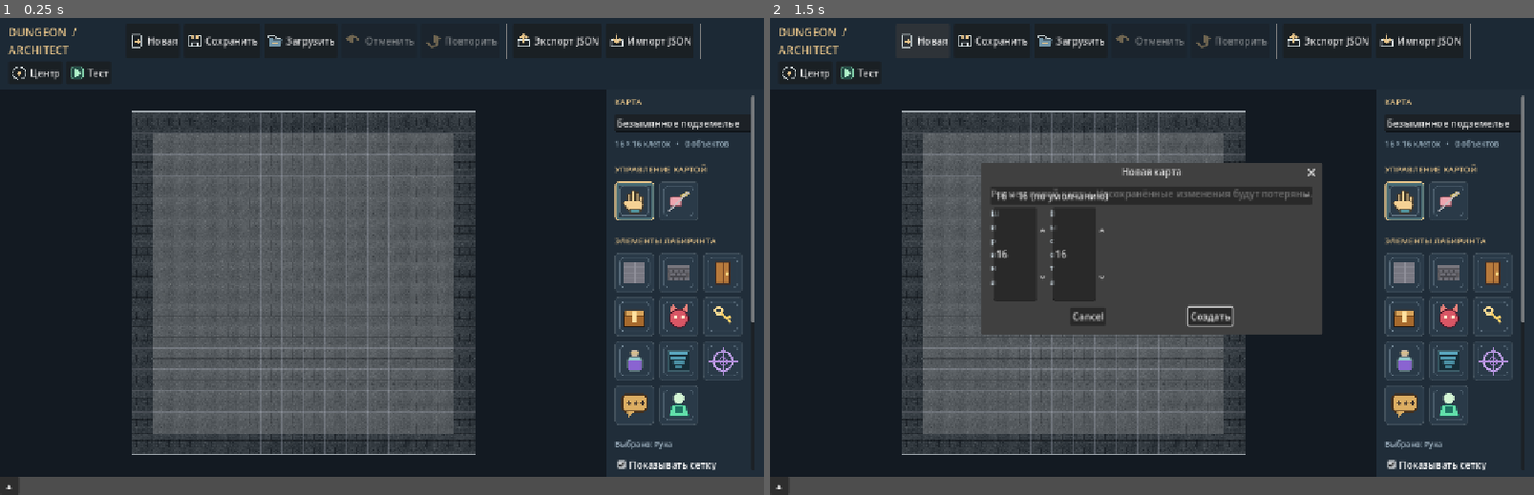
Above: before the commit, frames 1-2 (left to right).
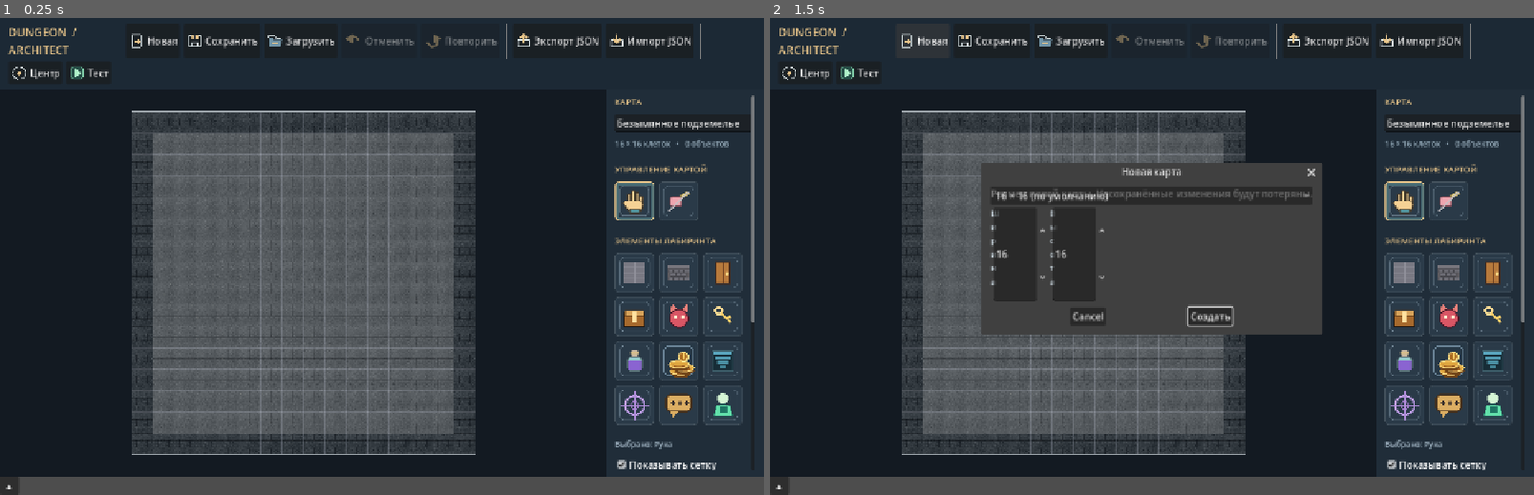
Above: after the commit, the same moments.

Repository: Warpreaktor/Dungeon-Architect
Game: Godot game, scene res://scenes/editor.tscn
The game is run twice, just before and just after one commit, with the same random seed, the same clock (stepped at 60 frames per second) and the same inputs.
Inputs:
- Up to frame 1 (0.25 s): no input
- Up to frame 2 (1.5 s): click "Новая" at 0.5 s; click "Новая" at 1.25 s

The runs differ from the first frame. In frame 1, 0.8% of the frame differs, in the area x 81-98%, y 68-86%; in frame 2, 0.8%.

Commit message:
feat: DA-2.03.1 Добавлена модель предметов и подбор золота

Diff:
--- /dev/null
+++ b/items/gold.tres
@@ -0,0 +1,13 @@
+[gd_resource type="Resource" script_class="ItemDefinition" load_steps=3 format=3]
+
+[ext_resource type="Script" path="res://scripts/item_definition.gd" id="1_script"]
+[ext_resource type="Texture2D" path="res://assets/icons/gold.png" id="2_icon"]
+
+[resource]
+script = ExtResource("1_script")
+item_id = "gold"
+display_name = "Золото"
+description = "Монеты, найденные в подземелье."
+icon = ExtResource("2_icon")
+category = 2
+default_quantity = 5
--- /dev/null
+++ b/items/key.tres
@@ -0,0 +1,13 @@
+[gd_resource type="Resource" script_class="ItemDefinition" load_steps=3 format=3]
+
+[ext_resource type="Script" path="res://scripts/item_definition.gd" id="1_script"]
+[ext_resource type="Texture2D" path="res://assets/icons/key.png" id="2_icon"]
+
+[resource]
+script = ExtResource("1_script")
+item_id = "key"
+display_name = "Ключ"
+description = "Открывает одну запертую дверь."
+icon = ExtResource("2_icon")
+category = 0
+default_quantity = 1
--- /dev/null
+++ b/items/potion.tres
@@ -0,0 +1,13 @@
+[gd_resource type="Resource" script_class="ItemDefinition" load_steps=3 format=3]
+
+[ext_resource type="Script" path="res://scripts/item_definition.gd" id="1_script"]
+[ext_resource type="Texture2D" path="res://assets/icons/potion.png" id="2_icon"]
+
+[resource]
+script = ExtResource("1_script")
+item_id = "potion"
+display_name = "Зелье здоровья"
+description = "Восстанавливает здоровье. Применение появится позже."
+icon = ExtResource("2_icon")
+category = 1
+default_quantity = 1
--- a/scenes/chest_contents_popup.tscn
+++ b/scenes/chest_contents_popup.tscn
@@ -1,8 +1,9 @@
-[gd_scene load_steps=6 format=3]
+[gd_scene load_steps=7 format=3]
 
 [ext_resource type="Script" path="res://scripts/chest_contents_popup.gd" id="1_popup_script"]
 [ext_resource type="Texture2D" path="res://assets/icons/key.png" id="2_key_icon"]
 [ext_resource type="Texture2D" path="res://assets/icons/potion.png" id="3_potion_icon"]
+[ext_resource type="Texture2D" path="res://assets/icons/gold.png" id="4_gold_icon"]
 
 [sub_resource type="StyleBoxFlat" id="StyleBoxFlat_popup"]
 bg_color = Color(0.105, 0.153, 0.198, 1)
@@ -24,7 +25,7 @@
 PopupPanel/styles/panel = SubResource("StyleBoxFlat_popup")
 
 [node name="ChestContentsPopup" type="PopupPanel"]
-size = Vector2i(370, 300)
+size = Vector2i(370, 350)
 transparent = false
 theme = SubResource("Theme_chest")
 script = ExtResource("1_popup_script")
@@ -90,6 +91,23 @@
 size_flags_horizontal = 3
 text = "Зелье"
 
+[node name="GoldRow" type="HBoxContainer" parent="ContentMargin/Content"]
+layout_mode = 2
+theme_override_constants/separation = 12
+
+[node name="GoldIcon" type="TextureRect" parent="ContentMargin/Content/GoldRow"]
+custom_minimum_size = Vector2(40, 40)
+layout_mode = 2
+texture = ExtResource("4_gold_icon")
+expand_mode = 1
+stretch_mode = 5
+
+[node name="GoldCheck" type="CheckBox" parent="ContentMargin/Content/GoldRow"]
+unique_name_in_owner = true
+layout_mode = 2
+size_flags_horizontal = 3
+text = "Золото (5 монет)"
+
 [node name="Buttons" type="HBoxContainer" parent="ContentMargin/Content"]
 layout_mode = 2
 alignment = 2
--- a/scripts/chest_contents_popup.gd
+++ b/scripts/chest_contents_popup.gd
@@ -8,6 +8,7 @@
 
 @onready var _key_check: CheckBox = %KeyCheck
 @onready var _potion_check: CheckBox = %PotionCheck
+@onready var _gold_check: CheckBox = %GoldCheck
 
 
 func _ready() -> void:
@@ -19,6 +20,7 @@
 	_chest_id = chest_id
 	_key_check.set_pressed_no_signal("key" in contents)
 	_potion_check.set_pressed_no_signal("potion" in contents)
+	_gold_check.set_pressed_no_signal("gold" in contents)
 
 
 func _save() -> void:
@@ -27,5 +29,7 @@
 		contents.append("key")
 	if _potion_check.button_pressed:
 		contents.append("potion")
+	if _gold_check.button_pressed:
+		contents.append("gold")
 	contents_changed.emit(_chest_id, contents)
 	hide()
--- a/scripts/dungeon_map.gd
+++ b/scripts/dungeon_map.gd
@@ -6,7 +6,8 @@
 
 const FORMAT_VERSION := 1
 const MAX_SIZE := 256
-const ENTITY_TYPES := ["door", "chest", "monster", "stairs_down", "key", "potion", "trigger", "player_spawn", "message"]
+const ENTITY_TYPES := ["door", "chest", "monster", "stairs_down", "key", "potion", "gold", "trigger", "player_spawn", "message"]
+const CHEST_REWARDS := ["key", "potion", "gold"]
 
 var map_id: String = ""
 var display_name: String = "Безымянное подземелье"
@@ -96,11 +97,11 @@
 		if raw is Array:
 			for item in raw:
 				var kind: String = str(item)
-				if kind in ["key", "potion"] and kind not in contents:
+				if kind in CHEST_REWARDS and kind not in contents:
 					contents.append(kind)
 	elif properties.has("reward"):
 		var legacy: String = str(properties["reward"])
-		if legacy in ["key", "potion"]:
+		if legacy in CHEST_REWARDS:
 			contents.append(legacy)
 	return contents
 
@@ -108,7 +109,7 @@
 func set_chest_contents(chest_id: String, new_contents: Array[String]) -> bool:
 	var normalized: Array[String] = []
 	for item in new_contents:
-		if item in ["key", "potion"] and item not in normalized:
+		if item in CHEST_REWARDS and item not in normalized:
 			normalized.append(item)
 	for entity in entities:
 		if str(entity.get("id", "")) == chest_id and str(entity.get("type", "")) == "chest":
--- a/scripts/editor.gd
+++ b/scripts/editor.gd
@@ -33,6 +33,7 @@
 	{"id": "monster", "label": "Монстр", "hint": "Место появления противника"},
 	{"id": "key", "label": "Ключ", "hint": "Подбираемый предмет"},
 	{"id": "potion", "label": "Зелье", "hint": "Подбираемый предмет"},
+	{"id": "gold", "label": "Золото", "hint": "5 монет: герой подбирает их при входе в клетку"},
 	{"id": "stairs_down", "label": "Спуск", "hint": "Выход из подземелья (позже станет переходом на другую карту)"},
 	{"id": "trigger", "label": "Триггер", "hint": "Невидимое в игре событие"},
 	{"id": "message", "label": "Послание", "hint": "Авторский текст при входе в клетку или открытии двери"},
@@ -48,6 +49,7 @@
 	"monster": preload("res://assets/icons/monster.png"),
 	"key": preload("res://assets/icons/key.png"),
 	"potion": preload("res://assets/icons/potion.png"),
+	"gold": preload("res://assets/icons/gold.png"),
 	"stairs_down": preload("res://assets/icons/stairs_down.png"),
 	"trigger": preload("res://assets/icons/trigger.png"),
 	"message": preload("res://assets/icons/message.png"),
@@ -107,7 +109,7 @@
 const PREVIEW_COLORS := {
     "door": Color("#c58a49"), "chest": Color("#edc06c"),
     "monster": Color("#e65d73"), "key": Color("#ffe8a3"),
-    "potion": Color("#b89bff"), "stairs_down": Color("#5bd2e7"),
+    "potion": Color("#b89bff"), "gold": Color("#f4ce67"), "stairs_down": Color("#5bd2e7"),
     "trigger": Color("#ce90e5"), "player_spawn": Color("#70f2aa"),
     "message": Color("#ffdd93")
 }
@@ -631,7 +633,7 @@
 	for entity in map_data.entities:
 		if str(entity.get("id", "")) == chest_id and str(entity.get("type", "")) == "chest":
 			_chest_popup.configure(chest_id, DungeonMap.chest_contents(entity))
-			_chest_popup.popup_centered_clamped(Vector2i(370, 300), 0.9)
+			_chest_popup.popup_centered_clamped(Vector2i(370, 350), 0.9)
 			return
 
 
--- a/scripts/game_session.gd
+++ b/scripts/game_session.gd
@@ -11,6 +11,7 @@
 var steps: int = 0
 var keys: int = 0
 var potions: int = 0
+var carried_items: Dictionary = {} # Количество найденных предметов по ID, без интерфейса инвентаря.
 var is_completed: bool = false # Выход достигнут в текущем прохождении.
 var removed_entities: Dictionary = {} # ID объектов, исчезнувших только в этом прохождении.
 var opened_chests: Dictionary = {} # ID открытых сундуков только в этом прохождении.
@@ -181,7 +182,7 @@
 		if keys <= 0:
 			last_event_message = "Дверь заперта. Нужен ключ."
 			return false
-		keys -= 1
+		_remove_carried_item("key", 1)
 		opened_door_id = str(door["id"])
 		removed_entities[opened_door_id] = true
 		last_event_message = "Ключ использован. Дверь открыта!"
@@ -204,33 +205,57 @@
 func _open_chest(chest: Dictionary) -> void:
 	opened_chests[str(chest["id"])] = true
 	var contents: Array[String] = DungeonMap.chest_contents(chest)
-	if "key" in contents:
-		keys += 1
-	if "potion" in contents:
-		potions += 1
-	if contents.size() == 2:
-		last_event_message = "В сундуке: ключ и зелье."
-	elif "key" in contents:
-		last_event_message = "В сундуке: ключ."
-	elif "potion" in contents:
-		last_event_message = "В сундуке: зелье."
+	var reward_names: PackedStringArray = []
+	for item_id in contents:
+		var item := ItemCatalog.get_item(item_id)
+		if item == null:
+			continue
+		var quantity: int = item.default_quantity
+		_receive_item(item_id, quantity)
+		if item.category == ItemDefinition.Category.CURRENCY:
+			reward_names.append("%d монет" % quantity)
+		else:
+			reward_names.append(item.display_name.to_lower())
+	if not reward_names.is_empty():
+		last_event_message = "В сундуке: %s." % ", ".join(reward_names)
+
+
+## Общая логика подбора. Описание предмета — Resource, состояние находок — GameSession.
+func _receive_item(item_id: String, quantity: int) -> void:
+	var item := ItemCatalog.get_item(item_id)
+	if item == null or quantity <= 0:
+		return
+	if item.category == ItemDefinition.Category.CURRENCY:
+		hero.gold += quantity
+	else:
+		carried_items[item_id] = int(carried_items.get(item_id, 0)) + quantity
+		keys = int(carried_items.get("key", 0))
+		potions = int(carried_items.get("potion", 0))
+
+
+func _remove_carried_item(item_id: String, quantity: int) -> bool:
+	var current: int = int(carried_items.get(item_id, 0))
+	if quantity <= 0 or current < quantity:
+		return false
+	carried_items[item_id] = current - quantity
+	keys = int(carried_items.get("key", 0))
+	potions = int(carried_items.get("potion", 0))
+	return true
 
 
 func _collect_pickups_at(cell: Vector2i) -> void:
 	for entity in map_data.entities_at(cell.x, cell.y):
 		if is_entity_removed(entity):
 			continue
-		var pickup_message := ""
-		match str(entity["type"]):
-			"key":
-				keys += 1
-				pickup_message = "Найден ключ! Ключей: %d" % keys
-			"potion":
-				potions += 1
-				pickup_message = "Найдено зелье! Зелий: %d" % potions
-			_:
-				continue
+		var item_id: String = str(entity.get("type", ""))
+		var item := ItemCatalog.get_item(item_id)
+		if item == null:
+			continue
+		var quantity: int = ItemCatalog.quantity_for_entity(entity)
+		_receive_item(item_id, quantity)
 		removed_entities[str(entity["id"])] = true
+		# Это запись в свёрнутую техническую консоль, не всплывающее игровое сообщение.
+		var pickup_message := "Получено: %s ×%d" % [item.display_name, quantity]
 		if last_event_message.is_empty():
 			last_event_message = pickup_message
 		else:
--- /dev/null
+++ b/scripts/item_catalog.gd
@@ -0,0 +1,22 @@
+class_name ItemCatalog
+extends RefCounted
+
+## Небольшой каталог ресурсов. Карта хранит только ID предмета и свойства размещения.
+
+const DEFINITIONS := {
+	"key": preload("res://items/key.tres"),
+	"potion": preload("res://items/potion.tres"),
+	"gold": preload("res://items/gold.tres")
+}
+
+
+static func get_item(item_id: String) -> ItemDefinition:
+	return DEFINITIONS.get(item_id) as ItemDefinition
+
+
+static func quantity_for_entity(entity: Dictionary) -> int:
+	var definition := get_item(str(entity.get("type", "")))
+	if definition == null:
+		return 0
+	var properties: Dictionary = entity.get("properties", {})
+	return maxi(1, int(properties.get("quantity", definition.default_quantity)))
--- /dev/null
+++ b/scripts/item_definition.gd
@@ -0,0 +1,16 @@
+class_name ItemDefinition
+extends Resource
+
+## Статическое описание предмета; изменяемое количество хранится в игровой сессии.
+
+enum Category { QUEST, CONSUMABLE, CURRENCY, EQUIPMENT }
+
+@export var item_id: String = ""
+@export var display_name: String = ""
+@export_multiline var description: String = ""
+@export var icon: Texture2D
+@export var category: Category = Category.QUEST
+@export_range(1, 9999, 1) var default_quantity: int = 1
+@export var stackable: bool = true
+@export var attack_bonus: int = 0
+@export var defense_bonus: int = 0
--- a/scripts/map_canvas.gd
+++ b/scripts/map_canvas.gd
@@ -266,6 +266,15 @@
 			draw_circle(origin + Vector2(18, 15), 7.0, Color("#ffe096"), false, 4.0)
 			draw_line(origin + Vector2(22, 20), origin + Vector2(35, 35), Color("#f3ca68"), 5.0)
 			draw_line(origin + Vector2(30, 30), origin + Vector2(35, 26), Color("#f3ca68"), 4.0)
+		"gold":
+			# Монеты рисуются прямо на карте без рамки кнопки палитры.
+			draw_circle(origin + Vector2(17, 29), 10.0, Color("#b97e32"))
+			draw_circle(origin + Vector2(17, 26), 10.0, Color("#f0c15f"))
+			draw_circle(origin + Vector2(28, 29), 10.0, Color("#a66c27"))
+			draw_circle(origin + Vector2(28, 26), 10.0, Color("#efb94f"))
+			draw_circle(origin + Vector2(24, 18), 11.0, Color("#df9d39"))
+			draw_circle(origin + Vector2(24, 16), 11.0, Color("#ffd578"))
+			draw_circle(origin + Vector2(24, 16), 7.0, Color("#dba246"), false, 2.0)
 		"potion":
 			draw_rect(Rect2(origin + Vector2(20, 7), Vector2(8, 10)), Color("#c7b7a2"))
 			draw_rect(Rect2(origin + Vector2(13, 18), Vector2(22, 22)), Color("#94c9cc"))
--- a/tests/test_map.gd
+++ b/tests/test_map.gd
@@ -245,5 +245,63 @@
 	assert(legacy_session.keys == 1)
 	assert(legacy_map.set_chest_contents(str(legacy_chest["id"]), []))
 	assert(DungeonMap.chest_contents(legacy_chest).is_empty())
+	# DA-2.03.1: каталог предметов, монеты и временные изменения только в сессии.
+	var gold_item := ItemCatalog.get_item("gold")
+	assert(gold_item != null)
+	assert(gold_item.category == ItemDefinition.Category.CURRENCY)
+	assert(gold_item.default_quantity == 5)
+	assert(ItemCatalog.get_item("key") != null)
+	assert(ItemCatalog.get_item("potion") != null)
+	assert(ItemCatalog.get_item("missing") == null)
+	var gold_map := DungeonMap.create_blank(8, 8)
+	assert(gold_map.place_entity("player_spawn", 2, 2))
+	assert(gold_map.place_entity("gold", 3, 2))
+	assert(gold_map.place_entity("gold", 4, 2))
+	assert(gold_map.place_entity("key", 4, 2))
+	var gold_json := JSON.stringify(gold_map.to_dict())
+	var gold_map_loaded := DungeonMap.from_dict(JSON.parse_string(gold_json))
+	assert(gold_map_loaded != null)
+	var gold_session := GameSession.start_for(gold_map_loaded)
+	assert(gold_session.hero.gold == 0)
+	assert(gold_session.move_by(1, 0))
+	assert(gold_session.hero.gold == 5)
+	assert(gold_session.move_by(1, 0))
+	assert(gold_session.hero.gold == 10 and gold_session.keys == 1)
+	assert(gold_session.carried_items.get("key", 0) == 1)
+	assert(JSON.stringify(gold_map_loaded.to_dict()) == gold_json)
+	var new_gold_session := GameSession.start_for(gold_map_loaded)
+	assert(new_gold_session.hero.gold == 0)
+	assert(new_gold_session.move_by(1, 0))
+	assert(new_gold_session.hero.gold == 5)
+	# Золото в сундуке: 5 монет, вместе с ключом и зельем; без изменений JSON карты.
+	var treasure_map := DungeonMap.create_blank(8, 8)
+	assert(treasure_map.place_entity("player_spawn", 2, 2))
+	assert(treasure_map.place_entity("chest", 3, 2))
+	var treasure_chest: Dictionary = treasure_map.entities_at(3, 2)[0]
+	var treasure_id: String = str(treasure_chest["id"])
+	assert(treasure_map.set_chest_contents(treasure_id, ["key", "potion", "gold"]))
+	assert(not treasure_map.set_chest_contents(treasure_id, ["key", "potion", "gold"]))
+	assert(DungeonMap.chest_contents(treasure_chest) == ["key", "potion", "gold"])
+	var treasure_json := JSON.stringify(treasure_map.to_dict())
+	var treasure_restored := DungeonMap.from_dict(JSON.parse_string(treasure_json))
+	assert(treasure_restored != null)
+	var treasure_session := GameSession.start_for(treasure_restored)
+	assert(not treasure_session.move_by(1, 0)) # Открытие сундука занимает ход.
+	assert(treasure_session.keys == 1 and treasure_session.potions == 1)
+	assert(treasure_session.hero.gold == 5)
+	assert(treasure_session.move_by(1, 0)) # Повторно награда не выдаётся.
+	assert(treasure_session.hero.gold == 5)
+	assert(JSON.stringify(treasure_restored.to_dict()) == treasure_json)
+	var treasure_again := GameSession.start_for(treasure_restored)
+	assert(treasure_again.hero.gold == 0)
+	assert(not treasure_again.move_by(1, 0))
+	assert(treasure_again.hero.gold == 5)
+	# Сундук с одним золотом также считается заполненным и открывается один раз.
+	assert(treasure_map.set_chest_contents(treasure_id, ["gold"]))
+	assert(DungeonMap.chest_contents(treasure_chest) == ["gold"])
+	var gold_only := GameSession.start_for(treasure_map)
+	assert(not gold_only.move_by(1, 0))
+	assert(gold_only.hero.gold == 5 and gold_only.keys == 0 and gold_only.potions == 0)
+	assert(gold_only.move_by(1, 0) and gold_only.hero.gold == 5)
 	print("DungeonMap smoke tests: OK")
 	quit()
Binary file added: assets/icons/gold.png
Not shown, added: assets/icons/gold.png.import
Not shown, added: scripts/item_catalog.gd.uid
Not shown, added: scripts/item_definition.gd.uid
